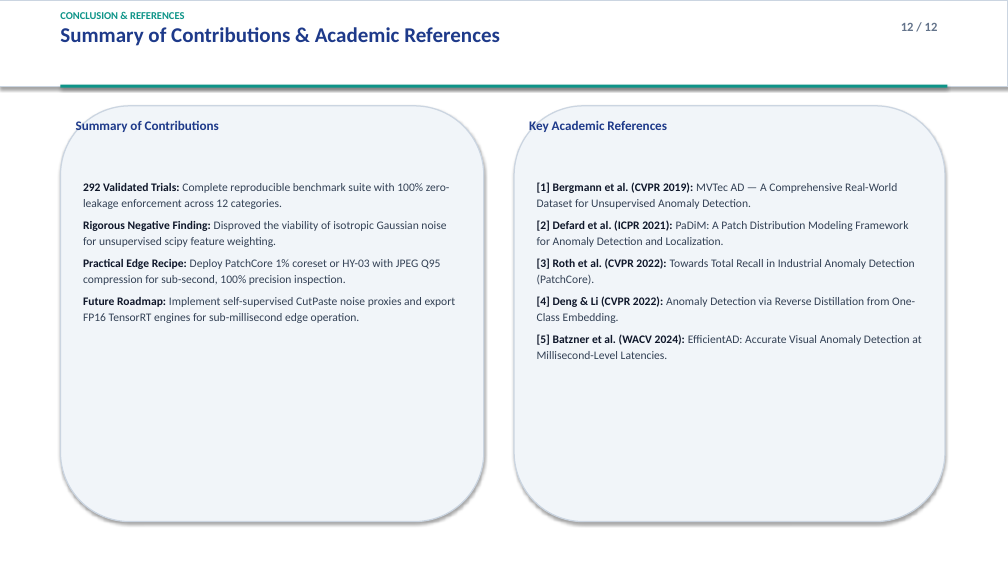
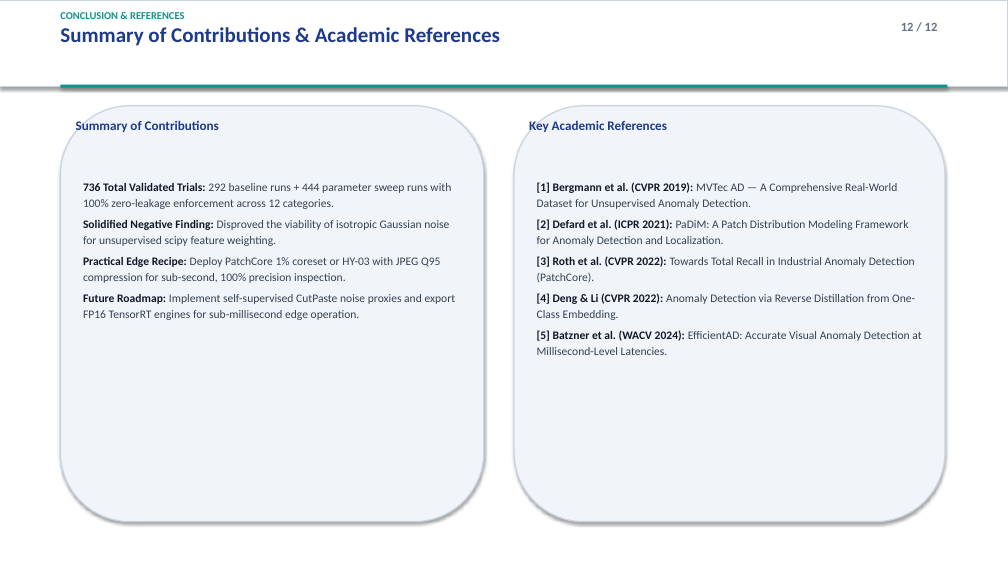
Before and after one commit to Rahul-dewangan01/Hybrid-Industrial-Visual-Anomaly-Detection, a slide deck: slide 12 of 06_FINAL_RESEARCH/Presentation/Industrial_Anomaly_Detection_Final_Presentation.pptx. Drawn at 1008x567 pixels with LibreOffice and Linux fonts; fonts in the diff are those of the drawing. Boxes give left, top, right and bottom in pixels: in the first picture for what was removed or moved away, otherwise in the second. Text is boxed around its words. In the diff, an @@ line names an element or a change of style, - is before the commit and + after.

```diff
--- a/06_FINAL_RESEARCH/Presentation/Industrial_Anomaly_Detection_Final_Presentation.pptx
+++ b/06_FINAL_RESEARCH/Presentation/Industrial_Anomaly_Detection_Final_Presentation.pptx
@@ text "[1] Bergmann et al. (CVPR ..." at bbox=[537, 182, 921, 355]: less space between paragraphs @@
@@ text at bbox=[83, 183, 451, 246]: text changed @@
-292 Validated Trials: Complete reproducible benchmark suite with 100% zero-leakage enforcement across 12 categories.
-Rigorous Negative Finding: Disproved the viability of isotropic Gaussian noise for unsupervised scipy feature weighting.
+736 Total Validated Trials: 292 baseline runs + 444 parameter sweep runs with 100% zero-leakage enforcement across 12 categories.
+Solidified Negative Finding: Disproved the viability of isotropic Gaussian noise for unsupervised scipy feature weighting.
@@ text at bbox=[83, 257, 456, 320]: less space between paragraphs @@
```
Also in this commit, not shown: 11 other slides changed, 44 other files.
